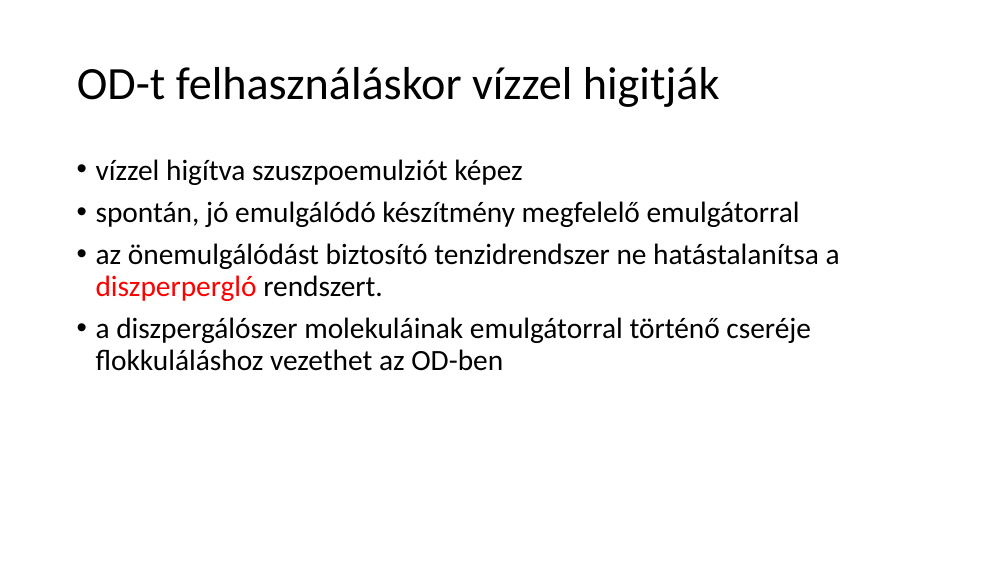
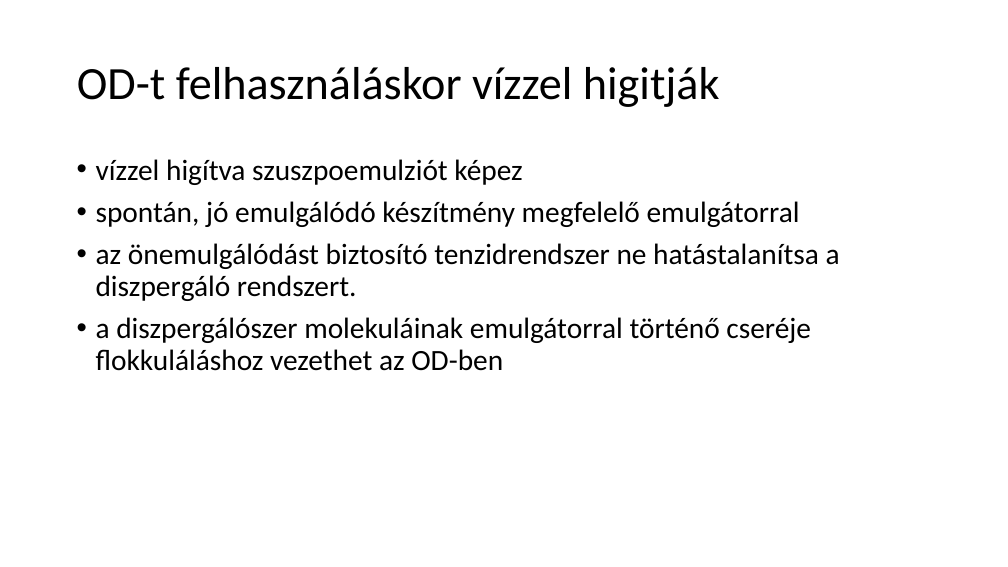
Before and after one commit to LilianaBohus/chemistry-presenations, a slide deck: slide 3 of oil-based-suspensions.ppt. Drawn at 1008x567 pixels with LibreOffice and Linux fonts; fonts in the diff are those of the drawing; background and template pictures are left out. Boxes give left, top, right and bottom in pixels: in the first picture for what was removed or moved away, otherwise in the second. Text is boxed around its words. In the diff, an @@ line names an element or a change of style, - is before the commit and + after.

```diff
--- a/oil-based-suspensions.ppt
+++ b/oil-based-suspensions.ppt
@@ text at (96, 243, 840, 301): text changed @@
-• az önemulgálódást biztosító tenzidrendszer ne hatástalanítsa a diszperpergló rendszert.
+• az önemulgálódást biztosító tenzidrendszer ne hatástalanítsa a diszpergáló rendszert.
```
Also in this commit, not shown: 2 other slides changed.
